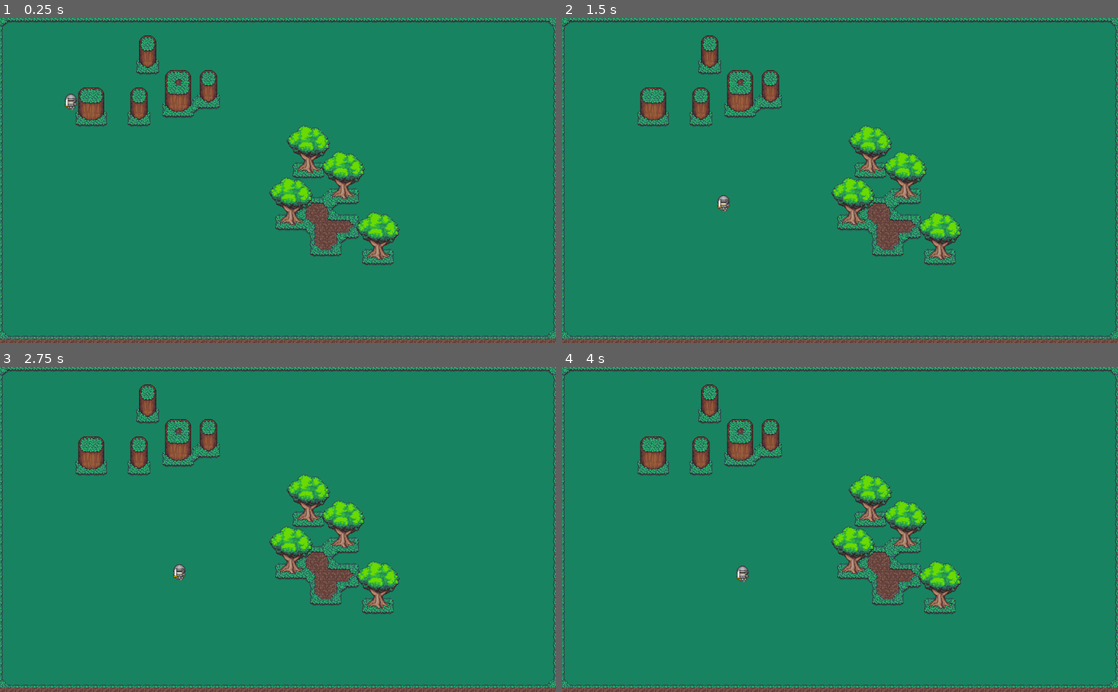
Above: before the commit, frames 1-4 (two rows, left to right).
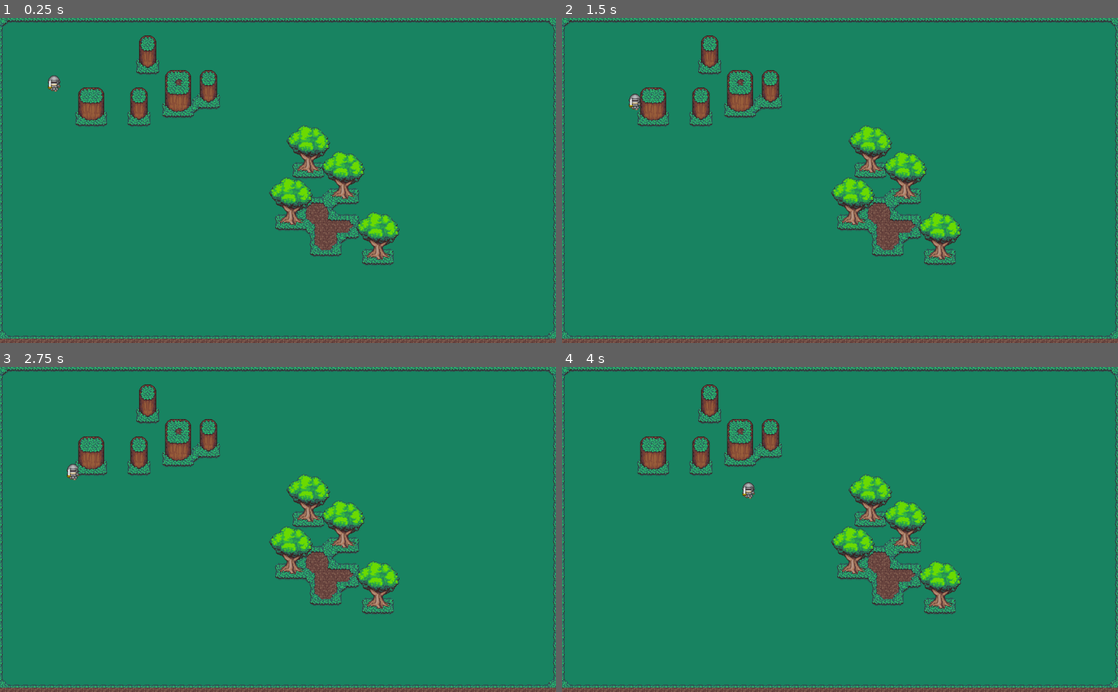
Above: after the commit, the same moments.

Repository: kyrick/godot-NPC-move
Game: Godot game, scene res://src/Levels/TestLevel.tscn
Two runs of this game, one before a commit and one after it. Both use one fixed random seed, a clock stepped at 60 frames per second and the inputs below.
Inputs (mouse positions are in pixels of both pictures, inside the frame that each line leads up to):
- Up to frame 1 (0.25 s): no input
- Up to frame 2 (1.5 s): move the mouse to (962, 164) at 0.52 s; click (962, 164) at 0.67 s; move the mouse to (728, 196) at 1.27 s; click (728, 196) at 1.42 s
- Up to frame 3 (2.75 s): move the mouse to (333, 458) at 2.02 s; click (333, 458) at 2.17 s
- Up to frame 4 (4 s): move the mouse to (812, 594) at 2.77 s; click (812, 594) at 2.92 s; move the mouse to (1006, 578) at 3.52 s; click (1006, 578) at 3.67 s

The runs differ from the first frame. In frame 1, 0.2% of the frame differs, in the area x 8-14%, y 17-29%; in frame 2, 0.2%; in frame 3, 0.2%; in frame 4, 0.2%, in the area x 31-35%, y 35-67%.

Commit message:
fix a bug preventing NPC collision with level tileset

Diff:
--- a/src/Actor/NPC/NPC.tscn
+++ b/src/Actor/NPC/NPC.tscn
@@ -5,15 +5,15 @@
 
 [sub_resource type="AtlasTexture" id=1]
 atlas = ExtResource( 1 )
-region = Rect2( 0, 0, 32, 32 )
+region = Rect2( 0, 96, 32, 32 )
 
 [sub_resource type="AtlasTexture" id=2]
 atlas = ExtResource( 1 )
-region = Rect2( 32, 0, 32, 32 )
+region = Rect2( 32, 96, 32, 32 )
 
 [sub_resource type="AtlasTexture" id=3]
 atlas = ExtResource( 1 )
-region = Rect2( 64, 0, 32, 32 )
+region = Rect2( 64, 96, 32, 32 )
 
 [sub_resource type="AtlasTexture" id=4]
 atlas = ExtResource( 1 )
@@ -29,33 +29,33 @@
 
 [sub_resource type="AtlasTexture" id=7]
 atlas = ExtResource( 1 )
-region = Rect2( 0, 32, 32, 32 )
+region = Rect2( 0, 0, 32, 32 )
 
 [sub_resource type="AtlasTexture" id=8]
 atlas = ExtResource( 1 )
-region = Rect2( 32, 32, 32, 32 )
+region = Rect2( 32, 0, 32, 32 )
 
 [sub_resource type="AtlasTexture" id=9]
 atlas = ExtResource( 1 )
-region = Rect2( 64, 32, 32, 32 )
+region = Rect2( 64, 0, 32, 32 )
 
 [sub_resource type="AtlasTexture" id=10]
 atlas = ExtResource( 1 )
-region = Rect2( 0, 96, 32, 32 )
+region = Rect2( 0, 32, 32, 32 )
 
 [sub_resource type="AtlasTexture" id=11]
 atlas = ExtResource( 1 )
-region = Rect2( 32, 96, 32, 32 )
+region = Rect2( 32, 32, 32, 32 )
 
 [sub_resource type="AtlasTexture" id=12]
 atlas = ExtResource( 1 )
-region = Rect2( 64, 96, 32, 32 )
+region = Rect2( 64, 32, 32, 32 )
 
 [sub_resource type="SpriteFrames" id=13]
 animations = [ {
 "frames": [ SubResource( 1 ), SubResource( 2 ), SubResource( 3 ) ],
 "loop": true,
-"name": "walk_down",
+"name": "walk_up",
 "speed": 5.0
 }, {
 "frames": [ SubResource( 4 ), SubResource( 5 ), SubResource( 6 ) ],
@@ -65,12 +65,12 @@
 }, {
 "frames": [ SubResource( 7 ), SubResource( 8 ), SubResource( 9 ) ],
 "loop": true,
-"name": "walk_left",
+"name": "walk_down",
 "speed": 5.0
 }, {
 "frames": [ SubResource( 10 ), SubResource( 11 ), SubResource( 12 ) ],
 "loop": true,
-"name": "walk_up",
+"name": "walk_left",
 "speed": 5.0
 } ]
 
--- a/src/Levels/TestLevel.tscn
+++ b/src/Levels/TestLevel.tscn
@@ -10,6 +10,8 @@
 [node name="Ground" type="TileMap" parent="Tiles"]
 tile_set = ExtResource( 1 )
 cell_size = Vector2( 16, 16 )
+collision_layer = 8
+collision_mask = 0
 format = 1
 tile_data = PoolIntArray( -1, 7, 0, -65536, 7, 0, -65535, 7, 0, -65534, 7, 0, -65533, 7, 0, -65532, 7, 0, -65531, 7, 0, …(46145 unchanged characters)…
 
@@ -17,6 +19,8 @@
 z_index = 2
 tile_set = ExtResource( 1 )
 cell_size = Vector2( 16, 16 )
+collision_layer = 8
+collision_mask = 0
 format = 1
 tile_data = PoolIntArray( 131088, 8, 0, 131089, 8, 2, 196624, 8, 131072, 196625, 8, 131074, 262160, 9, 0, 262161, 9, 2, …(859 unchanged characters)…
 __meta__ = {
@@ -26,4 +30,3 @@
 [node name="NPC" parent="." instance=ExtResource( 2 )]
 position = Vector2( 99.3062, 119.607 )
 z_index = 1
-mode = 1
